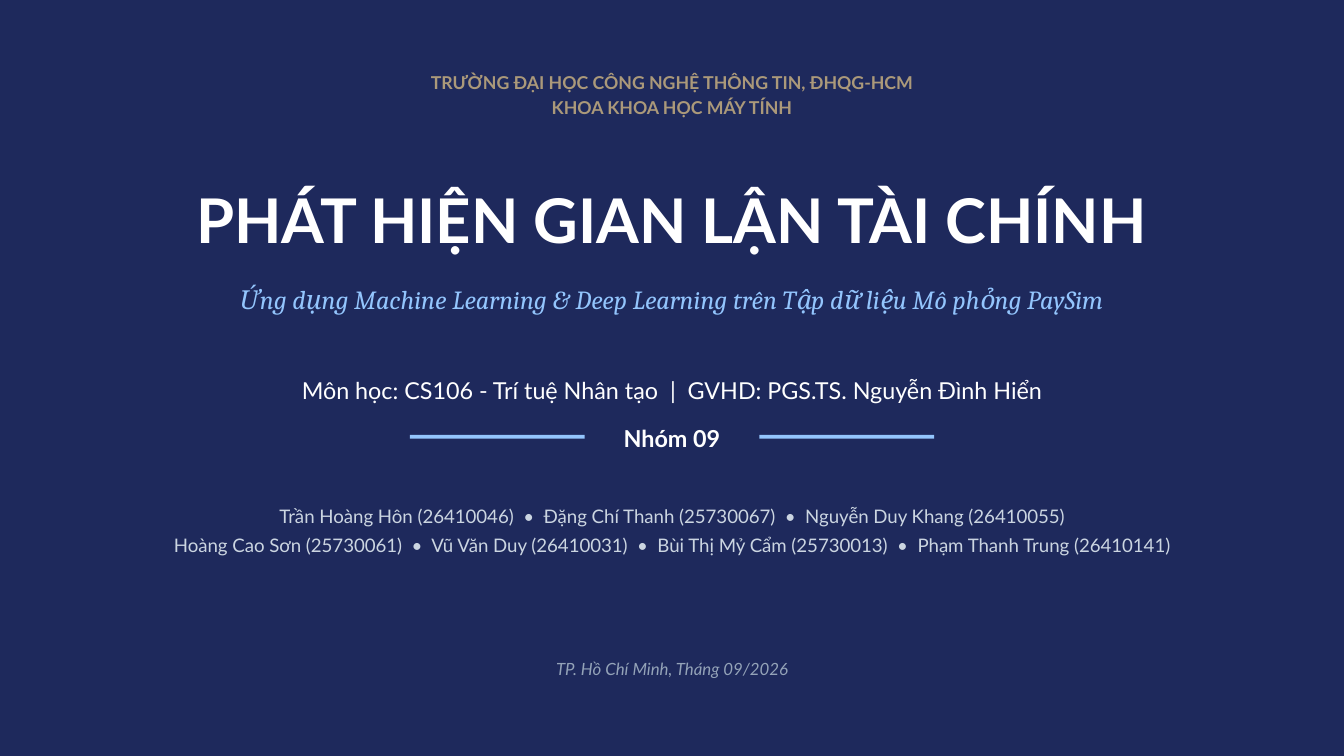
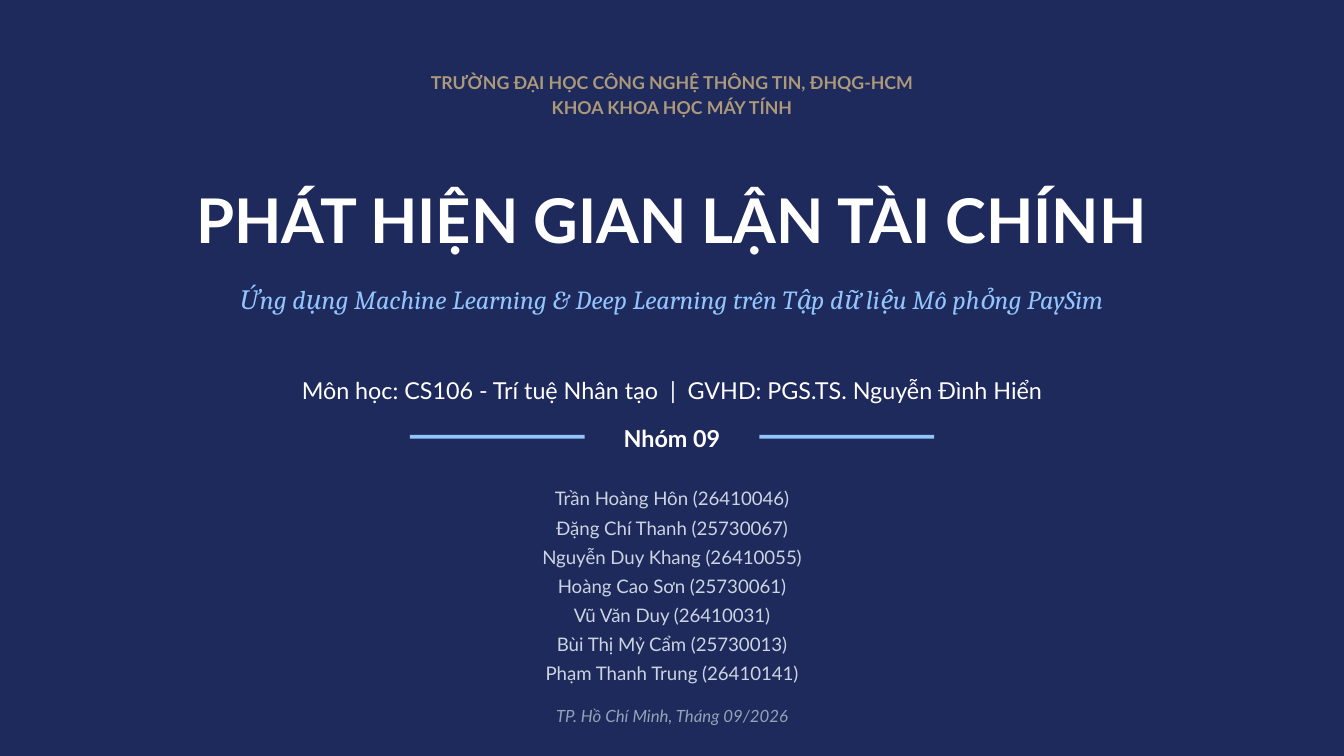
Before and after one commit to uit-25730067-chithanh/CS106-Team09-Fraud-Detection, a slide deck: slide 1 of draft/fraud-detection/slide/[Nhom9]_Slide_FraudDetection_Academic_VN.pptx. Drawn at 1344x756 pixels with LibreOffice and Linux fonts; fonts in the diff are those of the drawing. Boxes give left, top, right and bottom in pixels: in the first picture for what was removed or moved away, otherwise in the second. Text is boxed around its words. In the diff, an @@ line names an element or a change of style, - is before the commit and + after.

```diff
--- a/draft/fraud-detection/slide/[Nhom9]_Slide_FraudDetection_Academic_VN.pptx
+++ b/draft/fraud-detection/slide/[Nhom9]_Slide_FraudDetection_Academic_VN.pptx
@@ text at (542, 490, 802, 684): text changed @@
-Trần Hoàng Hôn (26410046) • Đặng Chí Thanh (25730067) • Nguyễn Duy Khang (26410055)
-Hoàng Cao Sơn (25730061) • Vũ Văn Duy (26410031) • Bùi Thị Mỷ Cẩm (25730013) • Phạm Thanh Trung (26410141)
+Trần Hoàng Hôn (26410046)
+Đặng Chí Thanh (25730067)
+Nguyễn Duy Khang (26410055)
+Hoàng Cao Sơn (25730061)
+Vũ Văn Duy (26410031)
+Bùi Thị Mỷ Cẩm (25730013)
+Phạm Thanh Trung (26410141)
@@ text "TP. Hồ Chí Minh, Tháng ...": place and size @@
-text "TP. Hồ Chí Minh, Tháng ..." at (556, 661, 788, 678)
+text "TP. Hồ Chí Minh, Tháng ..." at (556, 708, 788, 725)
```
Also in this commit, not shown: 14 other slides changed, 12 other files.
